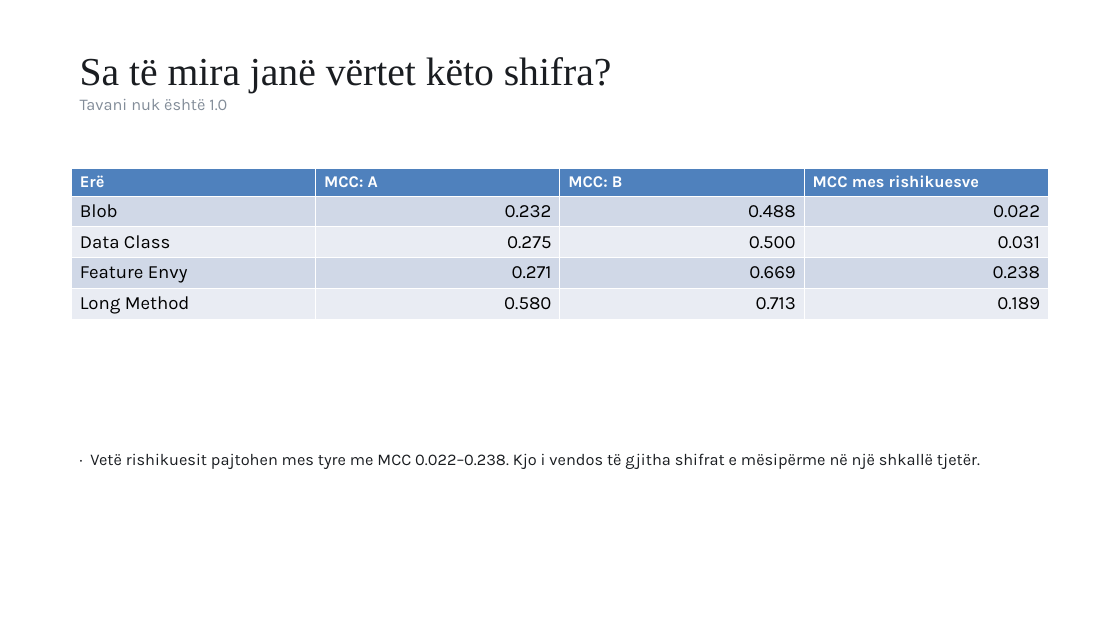
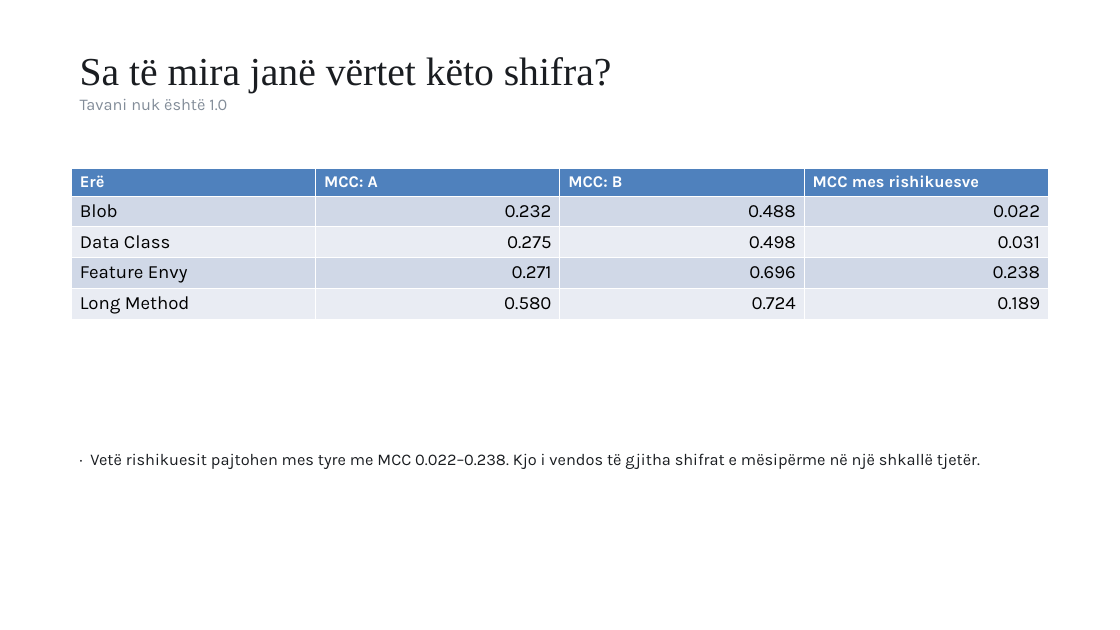
Before and after one commit to FlorentLatifi/Code-Smell-Detection-and-Refactoring-Recommendations, a slide deck: slide 9 of docs/thesis/Prezantimi_Florent_Latifi.pptx. Drawn at 1120x630 pixels with LibreOffice and Linux fonts; fonts in the diff are those of the drawing. Boxes give left, top, right and bottom in pixels: in the first picture for what was removed or moved away, otherwise in the second. Text is boxed around its words. In the diff, an @@ line names an element or a change of style, - is before the commit and + after.

```diff
--- a/docs/thesis/Prezantimi_Florent_Latifi.pptx
+++ b/docs/thesis/Prezantimi_Florent_Latifi.pptx
@@ table at [71,168,1049,318] @@
-row 3, column 3: 0.500
+row 3, column 3: 0.498
-row 4, column 3: 0.669
+row 4, column 3: 0.696
-row 5, column 3: 0.713
+row 5, column 3: 0.724
```
Also in this commit, not shown: 2 other slides changed, 5 other files.
